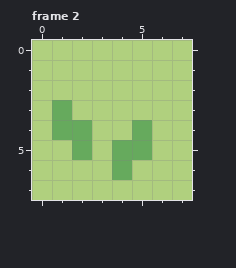
One commit to this pixel-art file: overlay/overlay.ase. Above, as it was before the edit.
8x8 pixels, 400 frames. Shown: frame 2. The commit also changed other frames, which this record leaves out.
After:
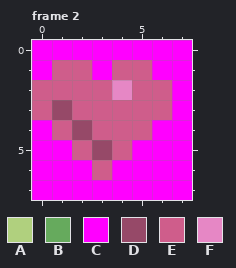
Palette (. is transparent): A #b0d07e  B #66aa5d  C #ff00ff  D #964968  E #cf5d8b  F #e687c5
Difference:
--- frame 2
@@ x 0..7 @@
-0 AAAAAAAA
-1 AAAAAAAA
-2 AAAAAAAA
-3 ABAAAAAA
-4 ABBAABAA
-5 AABABBAA
-6 AAAABAAA
-7 AAAAAAAA
+0 CCCCCCCC
+1 CEECEECC
+2 EEEEFEEC
+3 EDEEEEEC
+4 CEDEEECC
+5 CCEDECCC
+6 CCCECCCC
+7 CCCCCCCC
